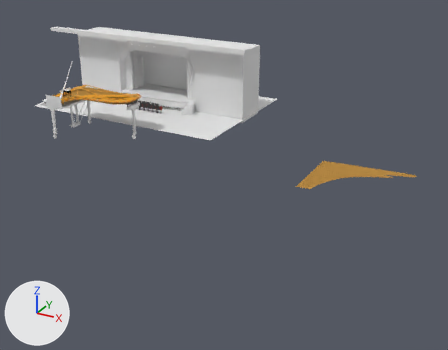
Renders of the Blender file piano3.blend from each side of a commit.
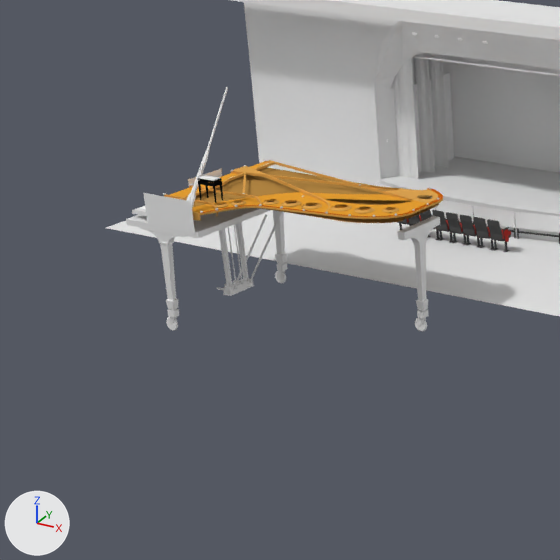
Each version appears first whole from a 50 mm camera at (72.3, -104.9, 39.2) aimed at (18.5, -6.9, -9.8), and next in a close-up on the part from 0% to 40% of the width and 10% to 60% of the height. The lights are fixed; the arrows at lower left show +X, +Y and +Z.

Objects in the first close-up: 'backboard', 'curtains', 'floor', 'leg to wheel', 'lid holder', 'logo-front', 'pedalbox', 'pedalboxlegs', 'piano insides', 'piano insides.001', 'piano insides.005', 'piano leg.', 'piano leg..001', 'piano to leg', 'piano to leg.001', 'piano.002', 'stage.001', 'top bar', 'walls'.
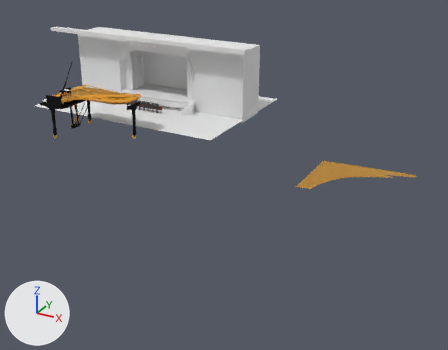
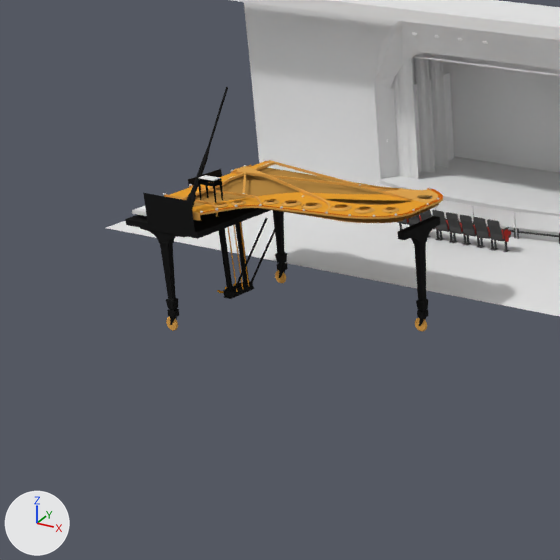
What differs and where, as boxes (x1, y1, x2, y2) in the close-ups (560 x 560 px):
'piano to leg', recoloured (white to black)
    both: (125, 208, 271, 245)
'piano.002', recoloured (white to black)
    both: (143, 193, 195, 235)
'piano leg.', recoloured, moved (white to black)
    before: (160, 210, 287, 310)
    after: (159, 210, 287, 310)
'pedalbox', recoloured, moved (white to black)
    before: (223, 211, 282, 296)
    after: (223, 212, 284, 299)
'pedalboxlegs', recoloured (white to black)
    both: (219, 223, 251, 291)
'piano leg..001', recoloured (white to black)
    both: (414, 242, 428, 311)
'piano to leg.001', recoloured (white to black)
    both: (398, 216, 440, 245)
'lid holder', recoloured (white to black)
    both: (186, 87, 228, 208)
'leg to wheel', recoloured (white to black)
    both: (167, 263, 288, 325)
'logo-front', recoloured
    both: (188, 169, 222, 186)

The change, as a diff of the scene's bpy script:
```diff
--- a/piano3.blend.py
+++ b/piano3.blend.py
@@ mat_logo @@
 mat_logo = diffuse_material('logo')
-mat_logo.base_color = (0.8, 0.8, 0.8)  # white #e7e7e7
+mat_logo.base_color = (0.013, 0.013, 0.013)  # black #1e1e1e
@@ mat_piano_black @@
+mat_piano_black = diffuse_material('piano black')
+mat_piano_black.base_color = (0.0132, 0.0132, 0.0132)  # black #1e1e1e
@@ me_cube_017 @@
 me_cube_017.from_pydata(...)  # 90 vertices, 43 faces; spans x -1.73..1.62, y -21.7..-19.66, z 3.55..4.45
+me_cube_017.materials.append(mat_piano_black)  # black #1e1e1e
@@ me_cube_015 @@
 me_cube_015.from_pydata(...)  # 16 vertices, 13 faces; spans x -0.33..0.31, y -24.38..-21.96, z 0.22..3.55
+me_cube_015.materials.append(mat_piano_black)  # black #1e1e1e
@@ me_cube @@
 me_cube.from_pydata(...)  # 109 vertices, 68 faces, 13 loose edges; spans x -46.8..-0.1, y -6.1..63.5, z -5.3..1.5
+me_cube.materials.append(mat_piano_black)  # black #1e1e1e
@@ me_circle_009 @@
 me_circle_009.from_pydata(...)  # 156 vertices, 80 faces; spans x -18.9..3.6, y -28.8..5.0, z -8.6..94.5
+me_circle_009.materials.append(mat_piano_black)  # black #1e1e1e
@@ me_circle_001 @@
 me_circle_001.from_pydata(...)  # 233 vertices, 173 faces; spans x -2.02..1.17, y -29.58..-26.98, z -4.95..2.01
+me_circle_001.materials.append(mat_piano_black)  # black #1e1e1e
@@ me_cube_005 @@
 me_cube_005.from_pydata(...)  # 16 vertices, 13 faces; spans x -0.33..0.31, y -24.38..-21.96, z 0.22..3.55
+me_cube_005.materials.append(mat_piano_black)  # black #1e1e1e
@@ me_cube_000 @@
 me_cube_000.from_pydata(...)  # 198 vertices, 146 faces; spans x -2.7..2.6, y -21.7..0.0, z 3.5..4.5
+me_cube_000.materials.append(mat_piano_black)  # black #1e1e1e
@@ me_cube_013 @@
 me_cube_013.from_pydata(...)  # 32 vertices, 28 faces; spans x -1.7..1.7, y -12.0..1.7, z -31.6..1.0
+me_cube_013.materials.append(mat_piano_black)  # black #1e1e1e
@@ ob_pedalbox @@
 ob_pedalbox = bpy.data.objects.new('pedalbox', me_circle_009)
-ob_pedalbox.location = (-7.37, -18.12, -0.1)
+ob_pedalbox.location = (-7.37, -18.12, -0.29)
 ob_pedalbox.rotation_euler = (0.0, 0.738, 0.0)  # degrees (0, 42, 0)
@@ ob_piano_leg @@
 ob_piano_leg.matrix_parent_inverse = Matrix(((2.36, 0.0, 0.0, 18.83), (0.0, 0.0, 2.265, 0.479), (0.0, -2.265, 0.0, -42.59), (0.0, 0.0, 0.0, 1.0)))
-ob_piano_leg.location = (-7.976, -18.8, -0.211)
+ob_piano_leg.location = (-7.976, -18.8, -0.0468)
 ob_piano_leg.rotation_euler = (-3.142, 0.0, 0.0)  # degrees (-180, 0, 0)
```
